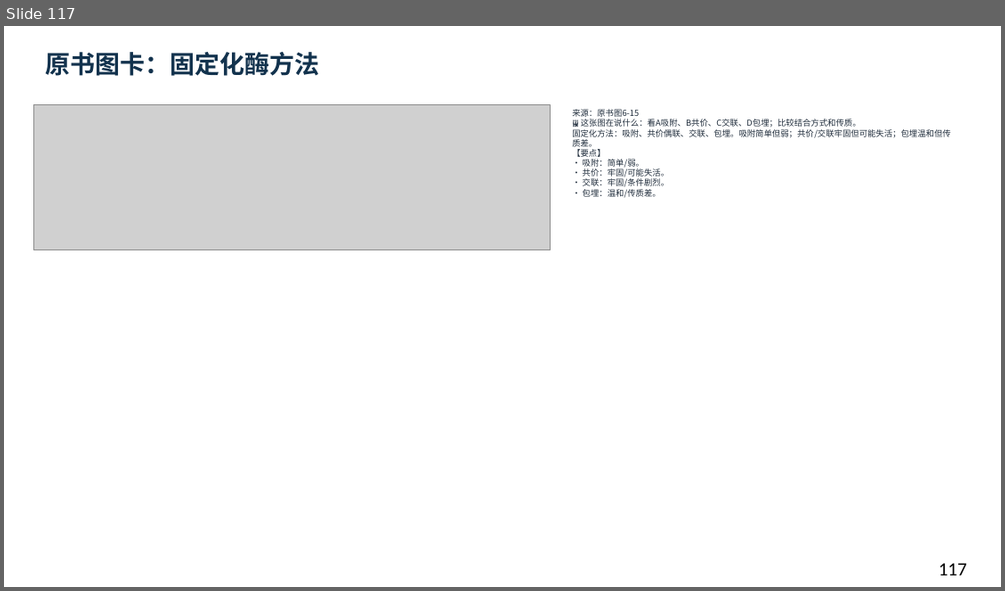
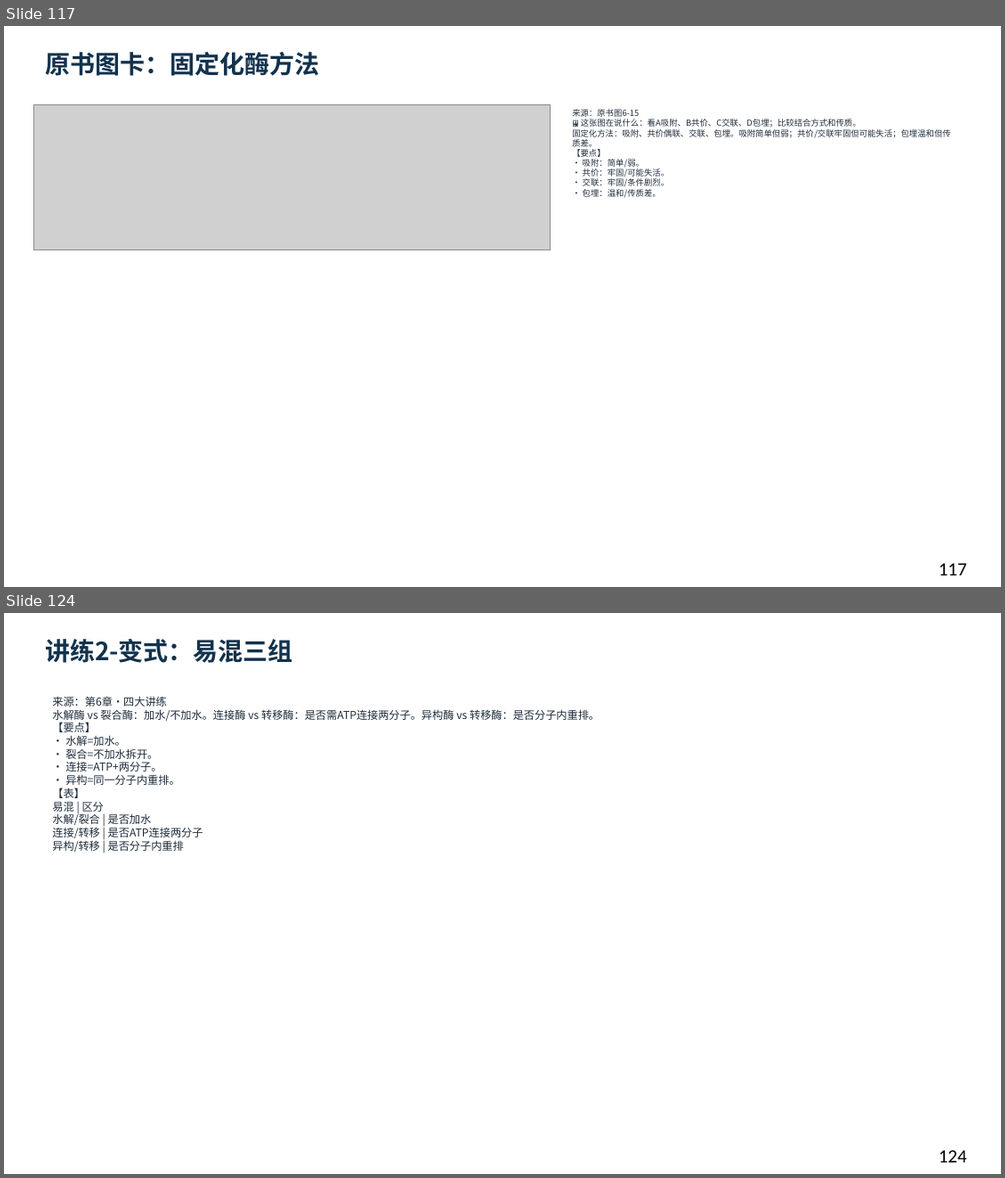
Before and after one commit to newkan-li/Biochemistry, a slide deck: downloads/bc06-ai-style.pptx. Shown one above the other, each under a label of ours: slide 117 before the commit, slides 117 and 124 after it; the slides between them are not shown. The pictures are 1005x591 and 1005x1178 pixels, drawn with LibreOffice and Linux fonts; fonts in the diff are those of the drawing; grey boxes stand for pictures. Boxes give left, top, right and bottom in pixels: in the first picture for what was removed or moved away, otherwise in the second. Text is boxed around its words. In the diff, an @@ line names an element or a change of style, - is before the commit and + after.

```diff
--- a/downloads/bc06-ai-style.pptx
+++ b/downloads/bc06-ai-style.pptx
@@ slide 124 added at bbox=[4, 613, 1001, 1174], background #FFFFFF @@
@@ text added at bbox=[45, 639, 293, 663], 24 pt, text #12324D, bold @@
+讲练2-变式：易混三组
@@ text added at bbox=[52, 696, 599, 852], 10.5 pt, text #202D3C @@
+来源：第6章·四大讲练
+水解酶 vs 裂合酶：加水/不加水。连接酶 vs 转移酶：是否需ATP连接两分子。异构酶 vs 转移酶：是否分子内重排。
+【要点】
+• 水解=加水。
+• 裂合=不加水拆开。
+• 连接=ATP+两分子。
+• 异构=同一分子内重排。
+【表】
+易混 | 区分
+水解/裂合 | 是否加水
+连接/转移 | 是否ATP连接两分子
+异构/转移 | 是否分子内重排
@@ text added at bbox=[938, 1150, 967, 1162], 18 pt, text #000000 @@
+124
```
Also in this commit, not shown: 1 slide changed, 15 other slides added, 6 other files.
